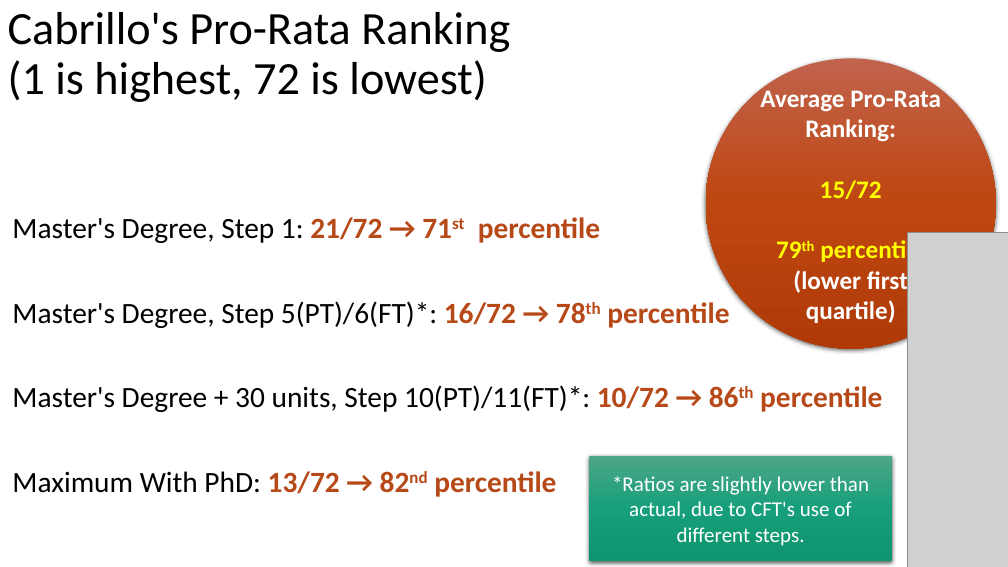
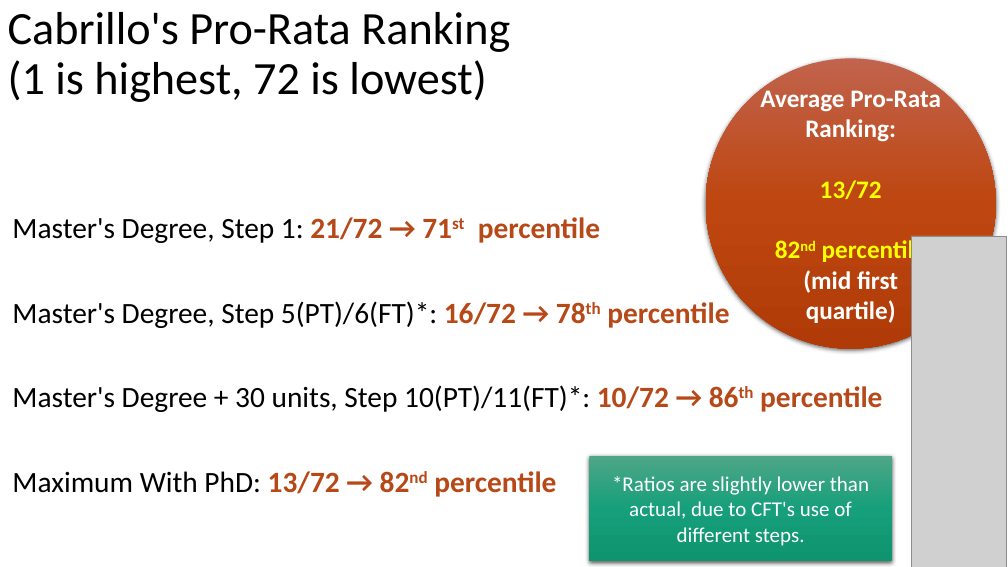
Before and after one commit to jeffreybergamini/ccc-salary-study, a slide deck: slide 9 of cabrillo-summary.pptx. Drawn at 1008x567 pixels with LibreOffice and Linux fonts; fonts in the diff are those of the drawing; grey boxes stand for pictures. Boxes give left, top, right and bottom in pixels: in the first picture for what was removed or moved away, otherwise in the second. Text is boxed around its words. In the diff, an @@ line names an element or a change of style, - is before the commit and + after.

Commit message:
Added average pro-rata report

```diff
--- a/cabrillo-summary.pptx
+++ b/cabrillo-summary.pptx
@@ text in ellipse at (803,180,927,323): text changed; text colour #FFFFFF to #FFFF00 @@
-15/72
-79th percentile
-(lower first quartile)
+13/72
+82nd percentile
+(mid first quartile)
@@ picture: place and size @@
-picture at (907,232,1008,567)
+picture at (911,236,1006,567)
```
Also in this commit, not shown: 2 other slides changed, 2 other files.
